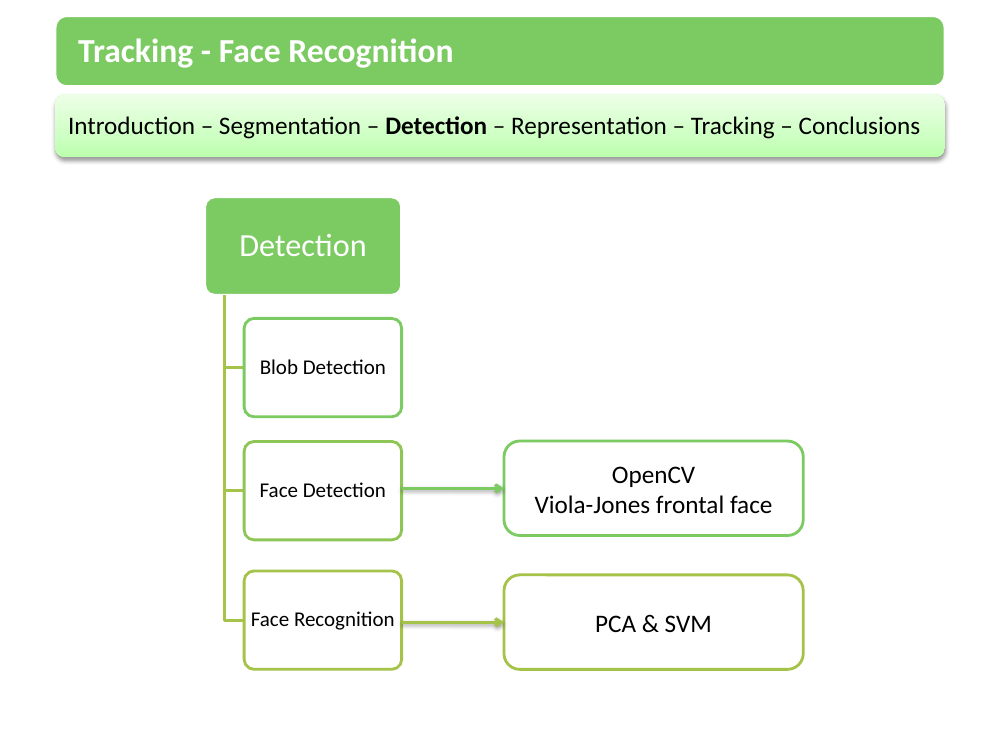
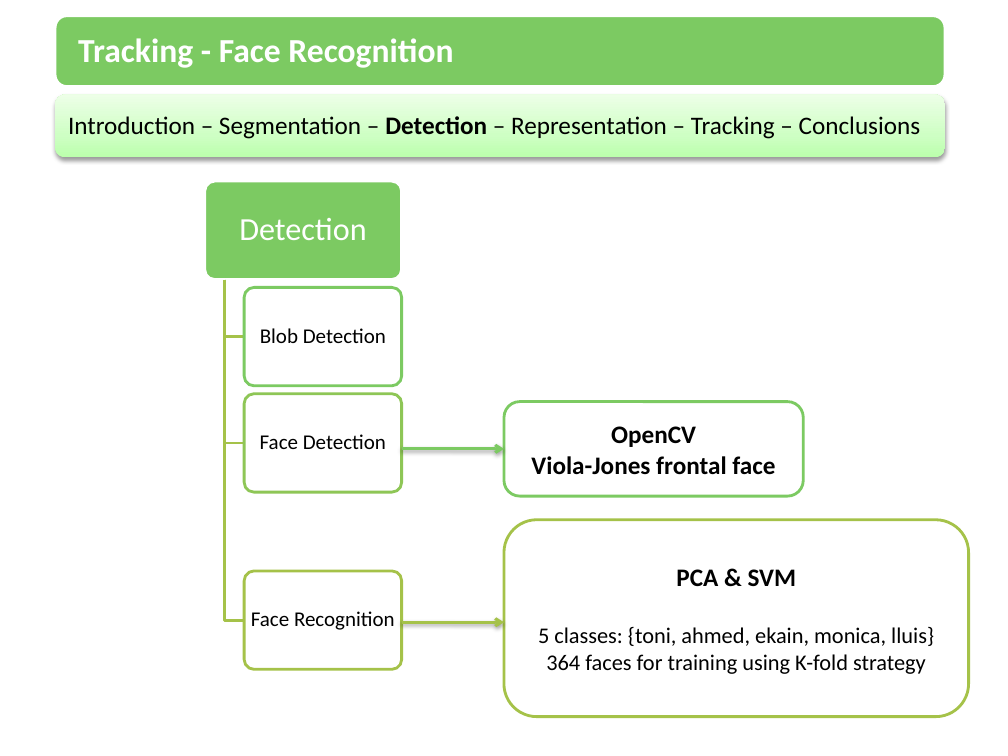
Before and after one commit to amounir86/mcvai-tracking, a slide deck: slide 6 of trunk/Presentation/Tracking.pptx. Drawn at 1008x756 pixels with LibreOffice and Linux fonts; fonts in the diff are those of the drawing. Boxes give left, top, right and bottom in pixels: in the first picture for what was removed or moved away, otherwise in the second. Text is boxed around its words. In the diff, an @@ line names an element or a change of style, - is before the commit and + after.

```diff
--- a/trunk/Presentation/Tracking.pptx
+++ b/trunk/Presentation/Tracking.pptx
@@ text "Detection" moved from (x1=239, y1=234, x2=367, y2=256) to (x1=239, y1=218, x2=367, y2=240) @@
@@ rounded rectangle moved from (x1=205, y1=197, x2=401, y2=295) to (x1=205, y1=181, x2=401, y2=280) @@
@@ freeform shape resized from (x1=225, y1=295, x2=245, y2=620) to (x1=225, y1=279, x2=245, y2=620) @@
@@ freeform shape resized from (x1=225, y1=295, x2=245, y2=368) to (x1=225, y1=279, x2=245, y2=337) @@
@@ freeform shape resized from (x1=225, y1=295, x2=245, y2=491) to (x1=225, y1=279, x2=245, y2=443) @@
@@ text "Blob Detection" moved from (x1=260, y1=359, x2=386, y2=374) to (x1=260, y1=328, x2=386, y2=343) @@
@@ rounded rectangle moved from (x1=244, y1=319, x2=401, y2=417) to (x1=244, y1=287, x2=401, y2=386) @@
@@ text "Face Detection" moved from (x1=260, y1=482, x2=386, y2=497) to (x1=260, y1=434, x2=386, y2=449) @@
@@ rounded rectangle moved from (x1=244, y1=442, x2=401, y2=540) to (x1=244, y1=394, x2=401, y2=493) @@
@@ rounded rectangle "OpenCV" moved from (x1=504, y1=442, x2=803, y2=536) to (x1=504, y1=401, x2=803, y2=496) @@
@@ rounded rectangle "OpenCV" at (x1=504, y1=401, x2=803, y2=496): bold on @@
@@ elbow arrow moved from (401, 488) - (504, 489) to (401, 449) - (504, 449) @@
@@ rounded rectangle "PCA & SVM" resized from (x1=504, y1=575, x2=803, y2=669) to (x1=504, y1=520, x2=969, y2=717) @@
@@ text in rounded rectangle at (x1=676, y1=569, x2=797, y2=586): bold on in "PCA & SVM" @@
@@ text in rounded rectangle at (x1=538, y1=627, x2=934, y2=674): paragraphs added @@
+5 classes: {toni, ahmed, ekain, monica, lluis}
+364 faces for training using K-fold strategy
```
Also in this commit, not shown: 2 other slides changed, 11 slides added, 1 slide removed.
